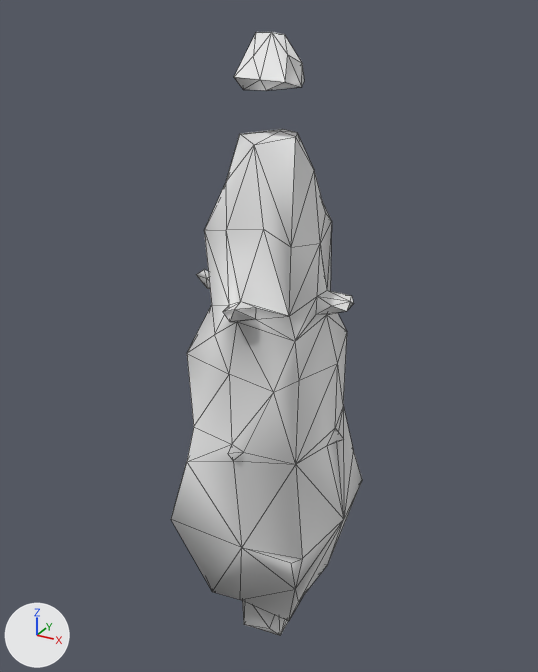
One commit to the glTF model data/propsets/arbor-base/italian-cypress.glb: the scene before it, then after it.
Both versions are drawn from a camera (50 mm lens) standing at (0.501, -0.917, 0.527) and looking at (-0.015, 0.021, 0.058). The lights are fixed; the arrows at lower left show +X, +Y and +Z. The picture after the commit comes second. Mesh edges are drawn as thin lines. Materials are left out; every surface is plain grey. Vertices at exactly the same position are counted once.

The first picture shows 'geometry_0'.
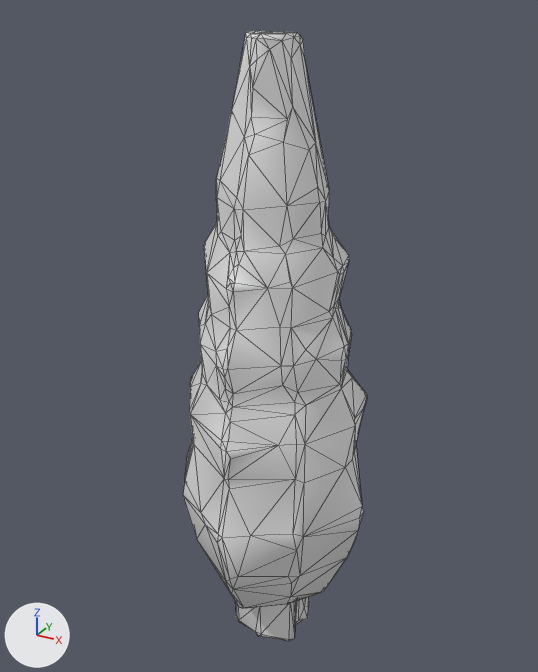
Boxes [x1, y1, x2, y2] around the edits, measured in the pictures (538 x 672 px):
'geometry_0', reshaped
    before: [171, 32, 362, 636]
    after: [183, 30, 367, 641]
part 1 of me_geometry_0, rebuilt (20% taller)
    before: [171, 129, 362, 636]
    after: [183, 30, 367, 641]
part 2 of me_geometry_0, deleted
    before: [234, 32, 305, 90]

The change, as a diff of the scene's bpy script:
```diff
--- a/data/propsets/arbor-base/italian-cypress.glb.py
+++ b/data/propsets/arbor-base/italian-cypress.glb.py
@@ me_geometry_0 @@
 # used by ob_geometry_0; location = (0.0, 0.0, 0.0)
-me_geometry_0.from_pydata(...)  # 258 vertices, 500 faces; spans x -0.132..0.129, y -0.131..0.124, z -0.5..0.499
+me_geometry_0.from_pydata(...)  # 1000 vertices, 2000 faces; spans x -0.166..0.165, y -0.162..0.162, z -0.5..0.5
+# me_geometry_0 part 1: the loose piece of 136 vertices spanning x -0.132..0.129, y -0.131..0.124, z -0.5..0.374 is rebuilt with 1000 vertices and now spans x -0.166..0.165, y -0.162..0.162, z -0.5..0.5
+# me_geometry_0 part 2: the loose piece of 18 vertices spanning x -0.048..0.044, y -0.05..0.053, z 0.429..0.499 is deleted
+# other edits to the shape of me_geometry_0 do not show in these pictures
```
